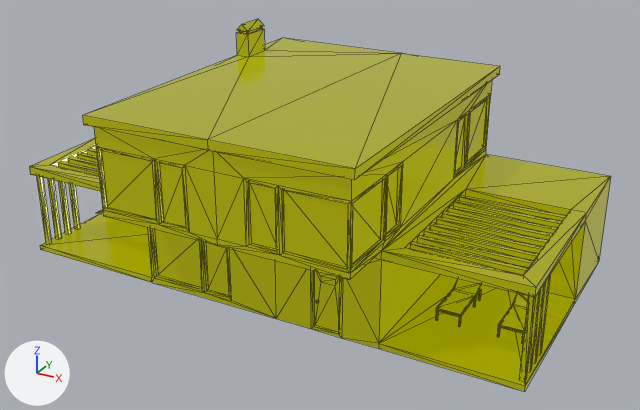
The glTF model public/models/building-house-modern-big.glb as it was, and as the next commit left it.
Before and after are seen from a camera (50 mm lens) standing at (11.2, -25.3, 14.7) and looking at (-2.1, -1.1, 2.6). Lighting does not change. The marker at lower left points along +X, +Y and +Z. Mesh edges are drawn as thin lines. Where no turn or scale is listed for an object, it has been applied to the vertices.

Objects in the first picture: 'building-house-modern-big'.
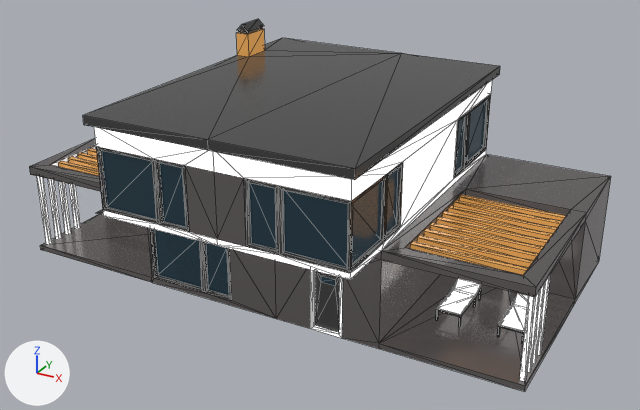
Scene script edits in JSON lines:
```json
{"op": "add", "block": "img_base", "code": ["img_base = load_image('base', '_unpacked/base', 1024, 1024, 'sRGB')"]}
{"op": "add", "block": "mat_lowpoly_colors_001", "code": ["mat_lowpoly_colors_001 = bpy.data.materials.new('LOWPOLY-COLORS.001')", "# uses the picture img_base"]}
{"block": "me_building_house_modern_big", "where": "me_building_house_modern_big.from_pydata(...)  # 918 vertices, 1605 faces; spans x -12.5..6.3, y -6.7..4.7, z 0.0..7.8"}
{"op": "remove", "block": "me_building_house_modern_big", "code": "me_building_house_modern_big.materials.append(mat_lowpoly_colors)"}
{"op": "add", "block": "me_building_house_modern_big", "code": "me_building_house_modern_big.materials.append(mat_lowpoly_colors_001)"}
```

Changed parts and their boxes [x1, y1, x2, y2] in the pictures (640 x 410 px):
```json
{"object": "building-house-modern-big", "change": "recoloured", "before": [29, 19, 611, 391], "after": [29, 19, 611, 391], "on screen": "yellow to grey"}
```
